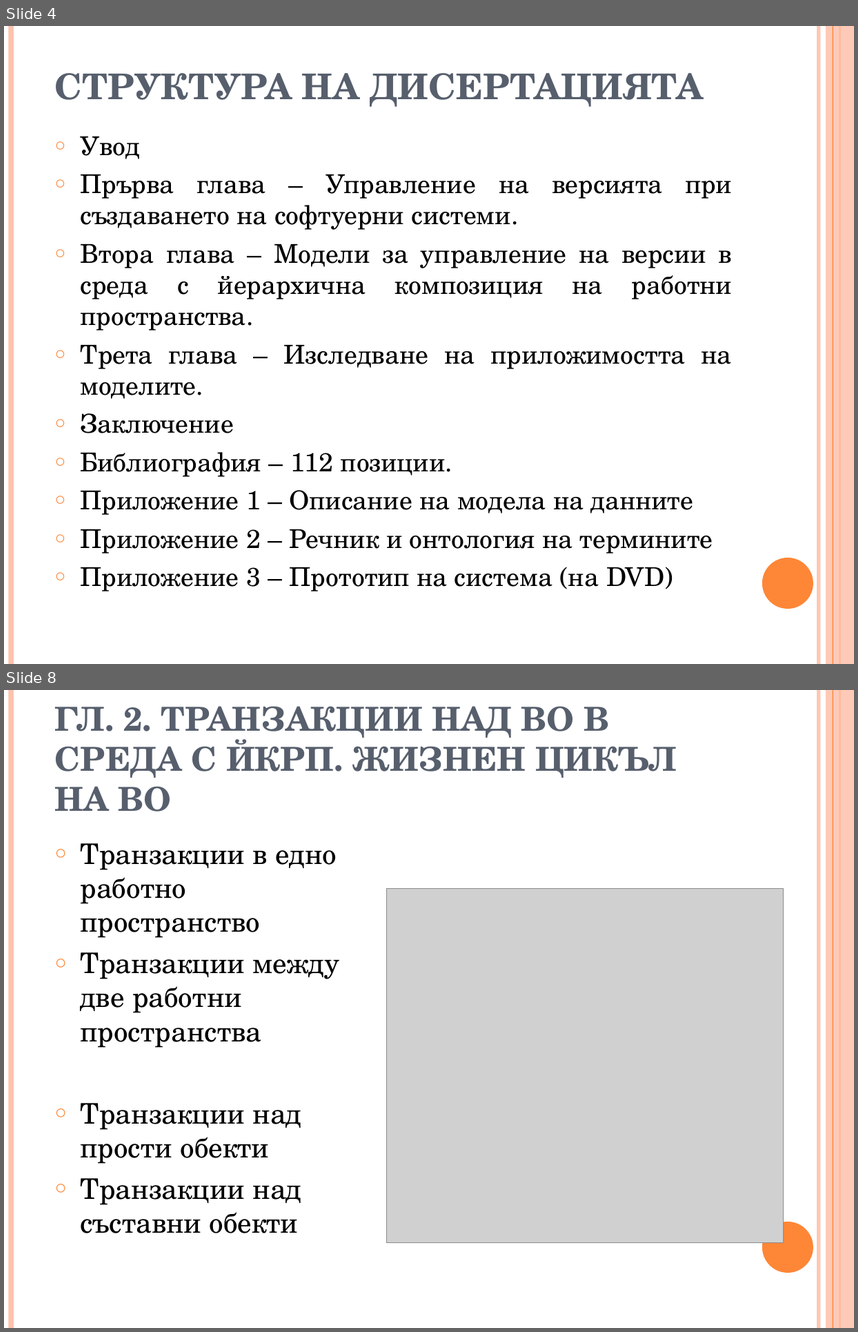
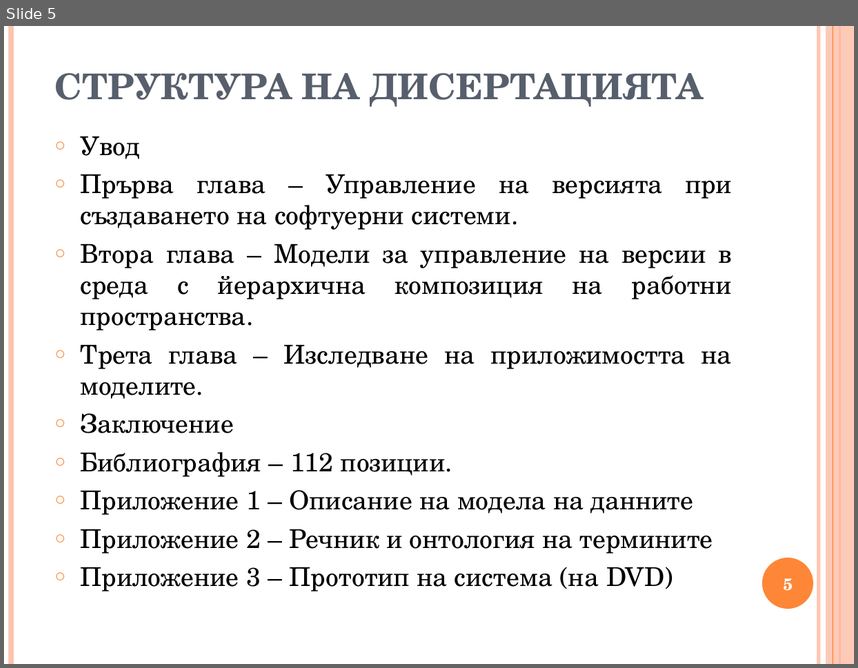
Before and after one commit to vjotov/versia, a slide deck: doc/presentation.ppt. Shown one above the other, each under a label of ours: slides 4 and 8 before the commit, slide 5 after it; the slides between them are not shown. The pictures are 858x1332 and 858x668 pixels, drawn with LibreOffice and Linux fonts; fonts in the diff are those of the drawing; grey boxes stand for pictures. Boxes give left, top, right and bottom in pixels: in the first picture for what was removed or moved away, otherwise in the second. Text is boxed around its words. In the diff, an @@ line names an element or a change of style, - is before the commit and + after.

```diff
--- a/doc/presentation.ppt
+++ b/doc/presentation.ppt
@@ slide 8 removed at bbox=[4, 690, 854, 1328], background #FFFFFF; not listed: 6 template elements that a slide beside it also shows @@
@@ title removed at bbox=[55, 706, 677, 811] @@
-ГЛ. 2. ТРАНЗАКЦИИ НАД ВО В СРЕДА С ЙКРП. ЖИЗНЕН ЦИКЪЛ НА ВО
@@ text removed at bbox=[80, 843, 340, 1233] @@
-○ Транзакции в едно работно пространство
-○ Транзакции между две работни пространства
-○ Транзакции над прости обекти
-○ Транзакции над съставни обекти
@@ picture removed at bbox=[386, 888, 784, 1242] @@
@@ what was slide 4 is now slide 5 @@
@@ slide 5 changed as well @@
@@ page number added at bbox=[783, 578, 793, 590], 14 pt, text #FFFFFF, bold @@
+5
```
Also in this commit, not shown: 13 other slides changed, 5 slides added, 2 other slides removed, 4 other files.
